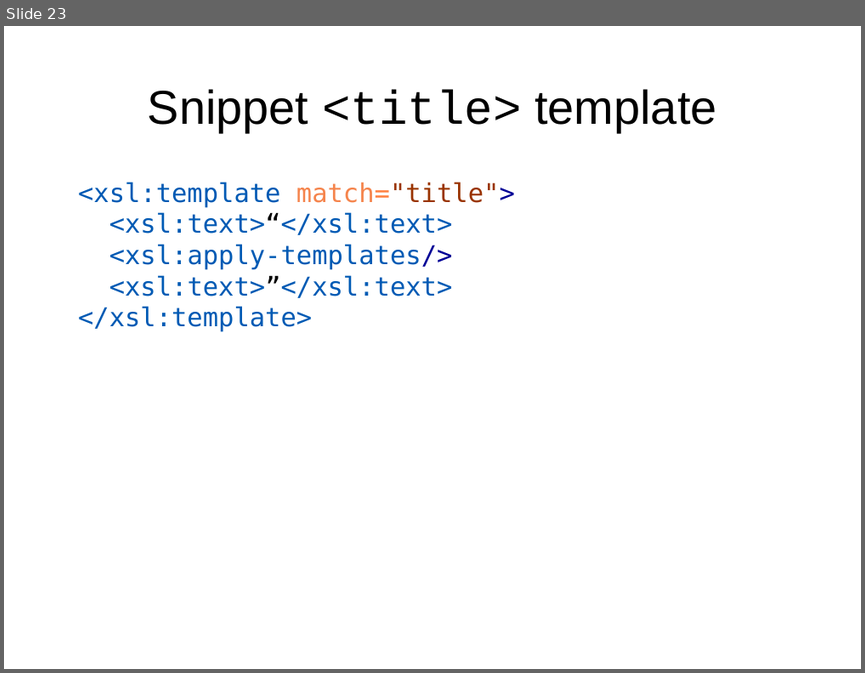
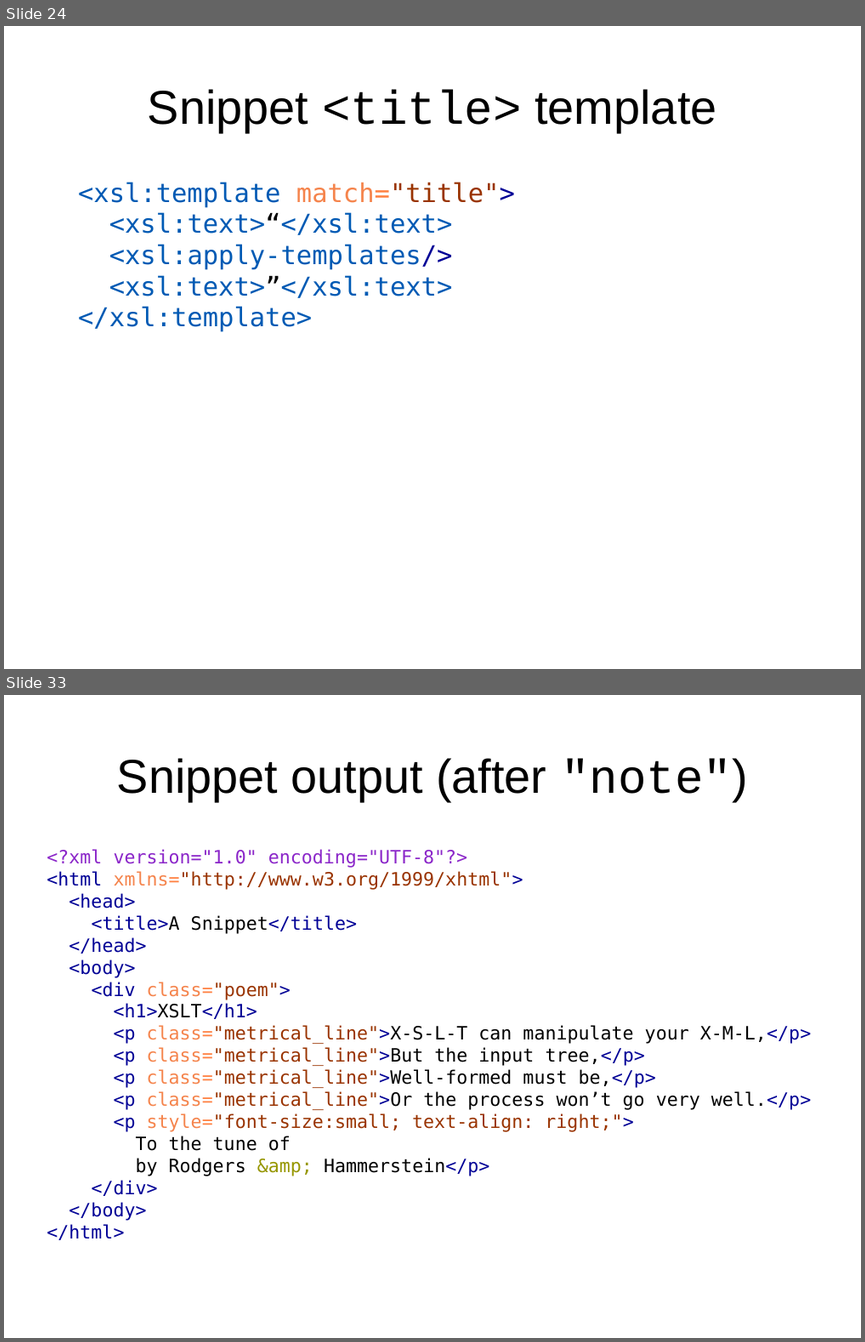
Before and after one commit to martindholmes/XSLT_workshops, a slide deck: intro/presentations/06_processing_model.odp. Shown one above the other, each under a label of ours: slide 23 before the commit, slides 24 and 33 after it; the slides between them are not shown. The pictures are 865x673 and 865x1342 pixels, drawn with LibreOffice and Linux fonts; fonts in the diff are those of the drawing. Boxes give left, top, right and bottom in pixels: in the first picture for what was removed or moved away, otherwise in the second. Text is boxed around its words. In the diff, an @@ line names an element or a change of style, - is before the commit and + after.

```diff
--- a/intro/presentations/06_processing_model.odp
+++ b/intro/presentations/06_processing_model.odp
@@ slide 33 added at [4,695,861,1338], background #FFFFFF @@
@@ title added at [117,758,748,803], 44 pt, text #000000 @@
+Snippet output (after "note")
@@ text added at [46,849,811,1240], 17 pt, text #000000 @@
+<?xml version="1.0" encoding="UTF-8"?>
+<html xmlns="http://www.w3.org/1999/xhtml">
+<head>
+<title>A Snippet</title>
+</head>
+<body>
+<div class="poem">
+<h1>XSLT</h1>
+<p class="metrical_line">X-S-L-T can manipulate your X-M-L,</p>
+<p class="metrical_line">But the input tree,</p>
+<p class="metrical_line">Well-formed must be,</p>
+<p class="metrical_line">Or the process won’t go very well.</p>
+<p style="font-size:small; text-align: right;">
+To the tune of
+by Rodgers &amp; Hammerstein</p>
+</div>
+</body>
+</html>
@@ what was slide 23 is now slide 24 @@
```
Also in this commit, not shown: 1 slide changed, 10 other slides added.
